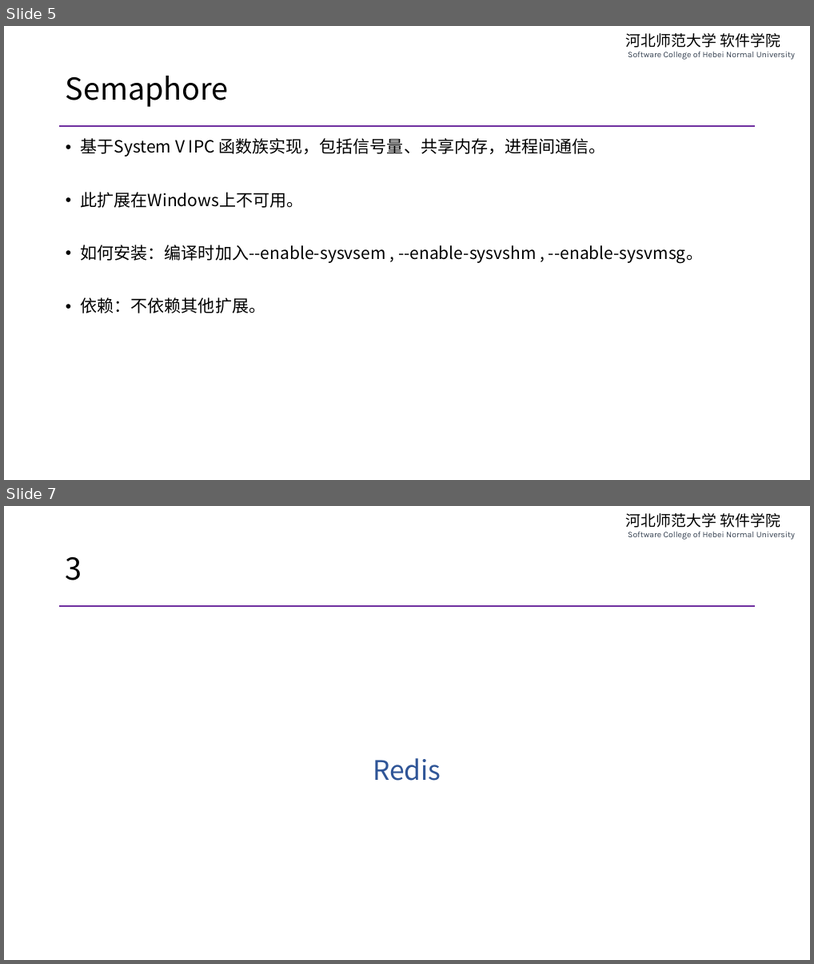
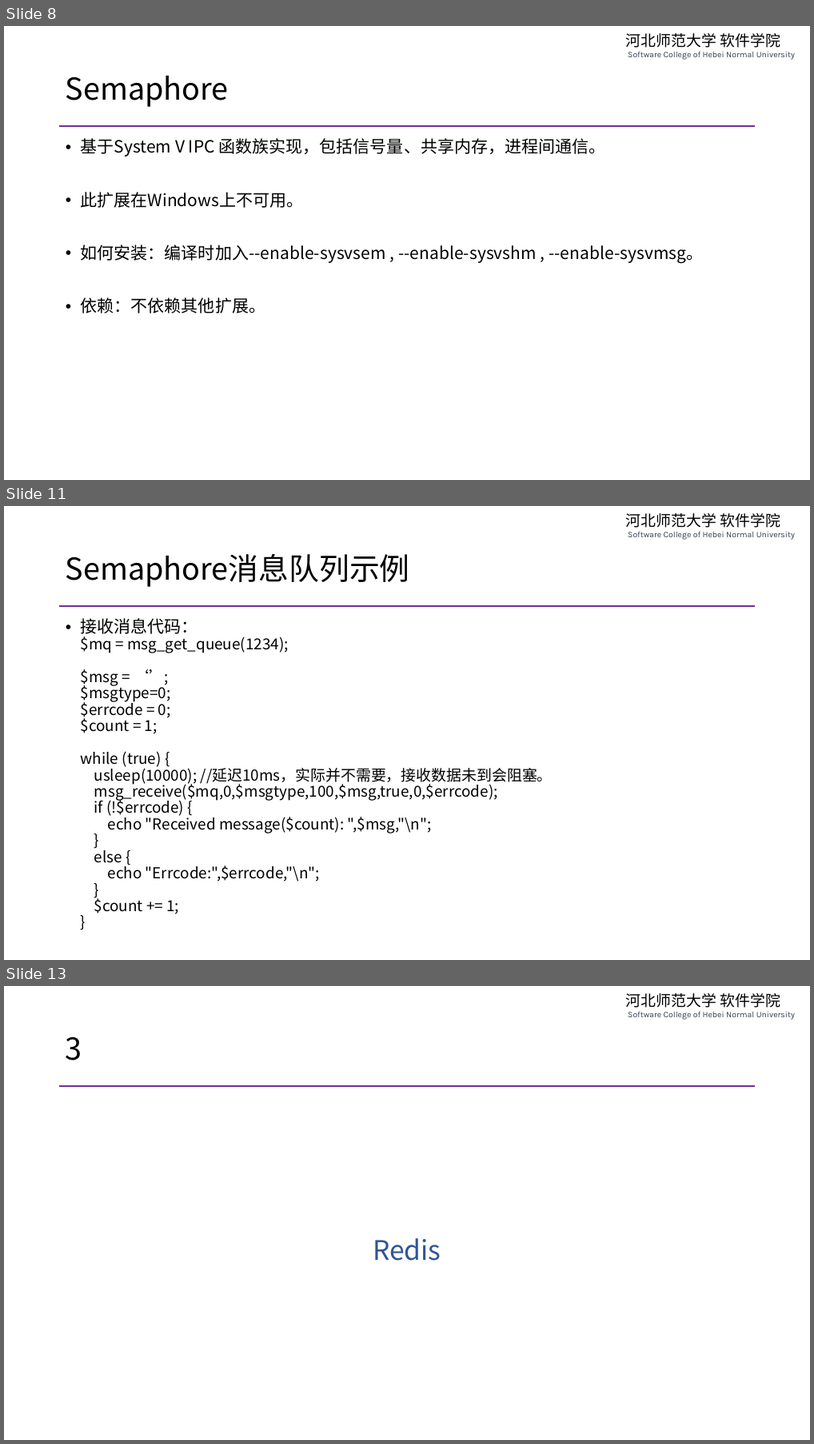
Before and after one commit to edu2act/course-php-serverside-development-on-linux, a slide deck: materials/slides/ch07-message-queue.pptx. Shown one above the other, each under a label of ours: slides 5 and 7 before the commit, slides 8, 11 and 13 after it; the slides between them are not shown. The pictures are 814x964 and 814x1444 pixels, drawn with LibreOffice and Linux fonts; fonts in the diff are those of the drawing. Boxes give left, top, right and bottom in pixels: in the first picture for what was removed or moved away, otherwise in the second. Text is boxed around its words. In the diff, an @@ line names an element or a change of style, - is before the commit and + after.

```diff
--- a/materials/slides/ch07-message-queue.pptx
+++ b/materials/slides/ch07-message-queue.pptx
@@ slide 11 added at bbox=[4, 506, 810, 960], background #FFFFFF; not listed: 2 template elements that a slide beside it also shows @@
@@ title added at bbox=[66, 554, 410, 587], 36 pt, text #000000 @@
+Semaphore消息队列示例
@@ text added at bbox=[81, 618, 553, 914], 18 pt, text #000000 @@
+• 接收消息代码：
+  $mq = msg_get_queue(1234);
+  $msg = ‘’;
+  $msgtype=0;
+  $errcode = 0;
+  $count = 1;
+  while (true) {
+  usleep(10000); //延迟10ms，实际并不需要，接收数据未到会阻塞。
+  msg_receive($mq,0,$msgtype,100,$msg,true,0,$errcode);
+  if (!$errcode) {
+  echo "Received message($count): ",$msg,"\n";
+  }
+  else {
+  echo "Errcode:",$errcode,"\n";
+  }
+  $count += 1;
+  }
@@ what was slide 5 is now slide 8 @@
@@ what was slide 7 is now slide 13 @@
```
Also in this commit, not shown: 3 slides changed, 6 other slides added, 10 other files.
